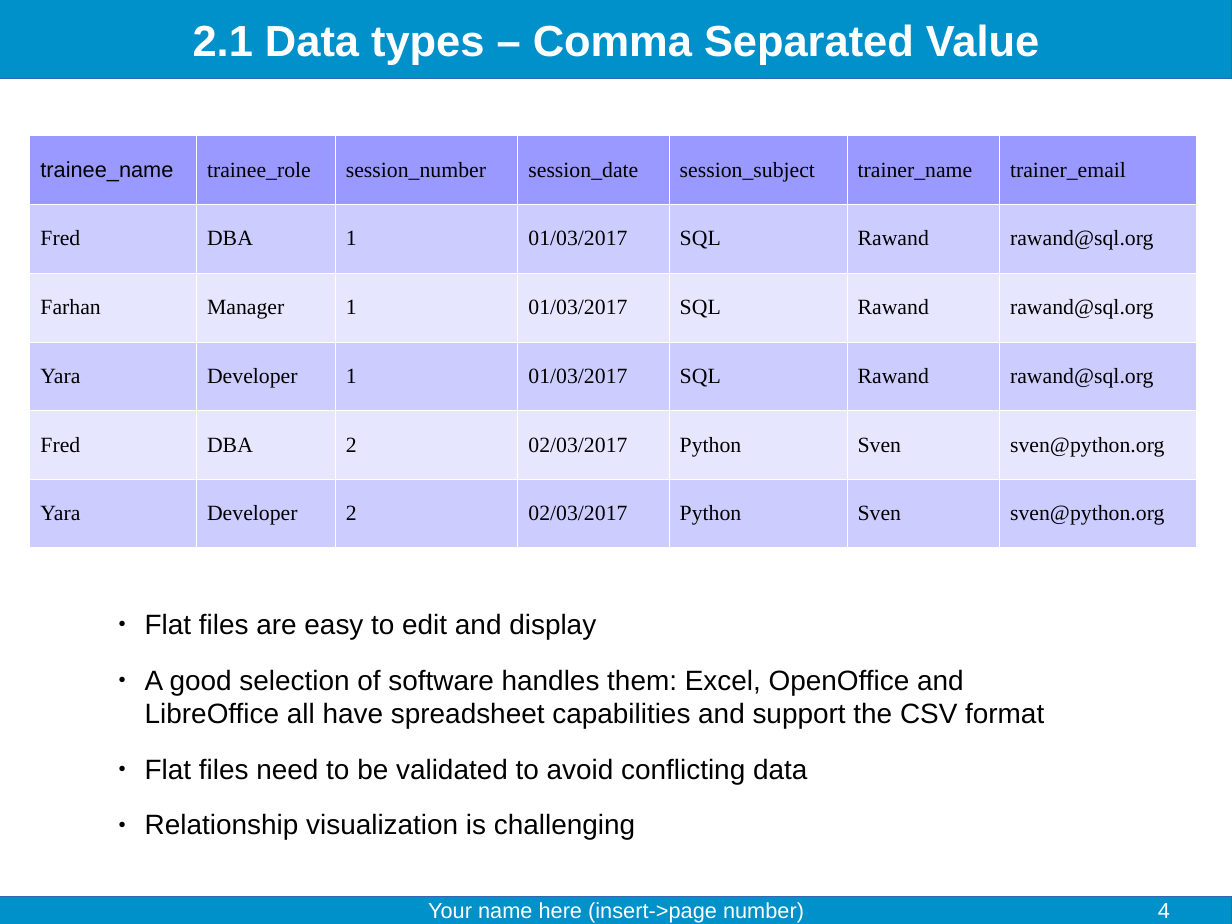
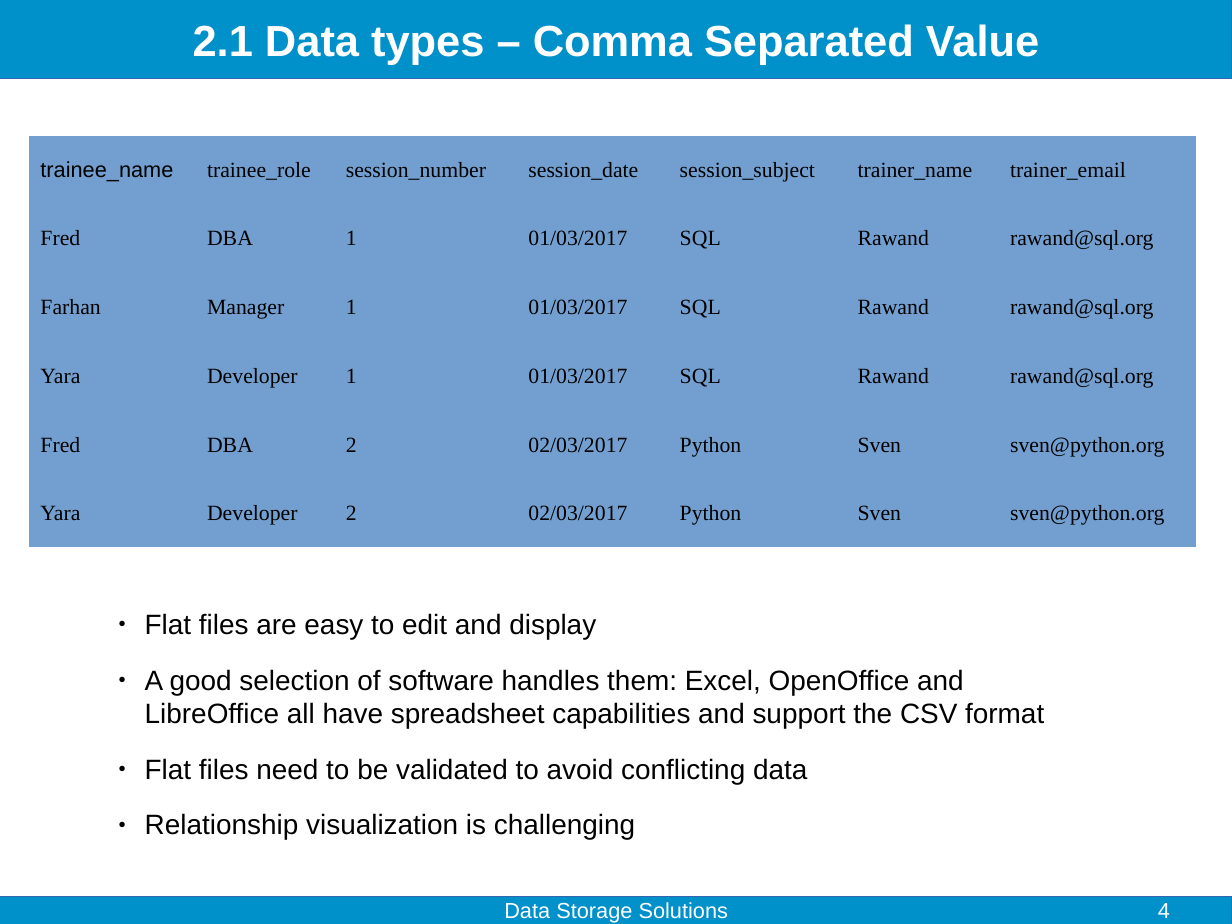
Before and after one commit to fjelltopp/training, a slide deck: slide 4 of data_storage_solutions/Data storage solutions.odp. Drawn at 1232x924 pixels with LibreOffice and Linux fonts; fonts in the diff are those of the drawing. Boxes give left, top, right and bottom in pixels: in the first picture for what was removed or moved away, otherwise in the second. Text is boxed around its words. In the diff, an @@ line names an element or a change of style, - is before the commit and + after.

Commit message:
Add slide numbers

```diff
--- a/data_storage_solutions/Data storage solutions.odp
+++ b/data_storage_solutions/Data storage solutions.odp
@@ table at bbox=[29, 135, 1194, 548] @@
@@ fill #9999FF to #729FCF in row 1 @@
@@ fill #CCCCFF to #729FCF in 21 cells @@
@@ fill #E6E6FF to #729FCF in 14 cells @@
@@ borders changed @@
@@ text at bbox=[504, 902, 728, 922]: text changed @@
-Your name here (insert->page number)
+Data Storage Solutions
```
Also in this commit, not shown: 9 other slides changed, 1 slide added.
